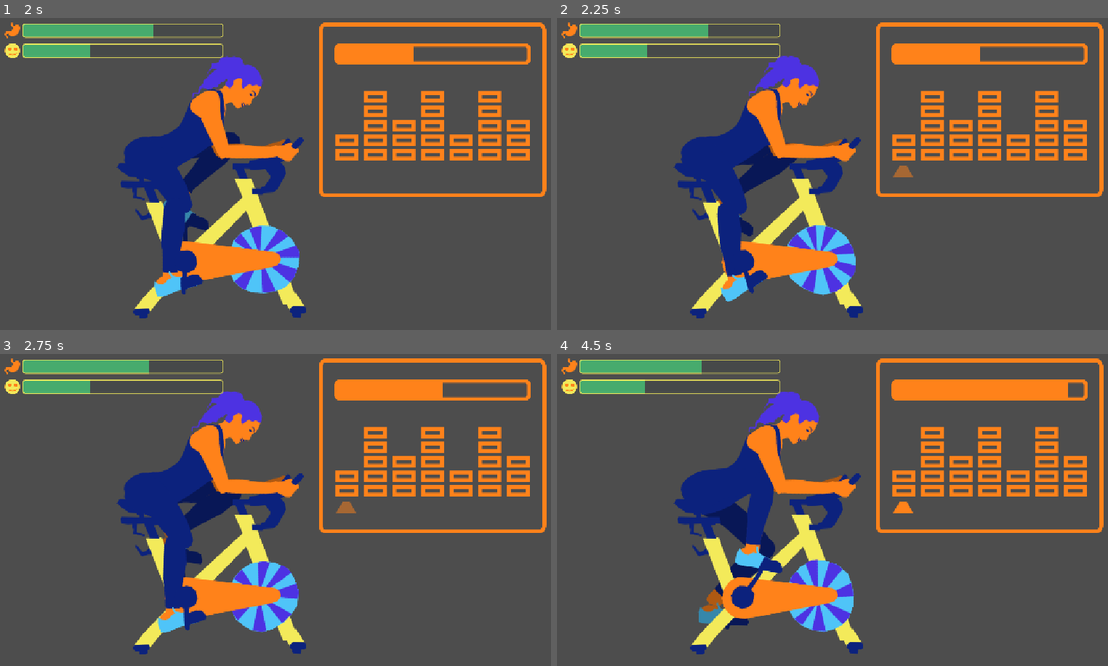
Above: before the commit, frames 1-4 (two rows, left to right).
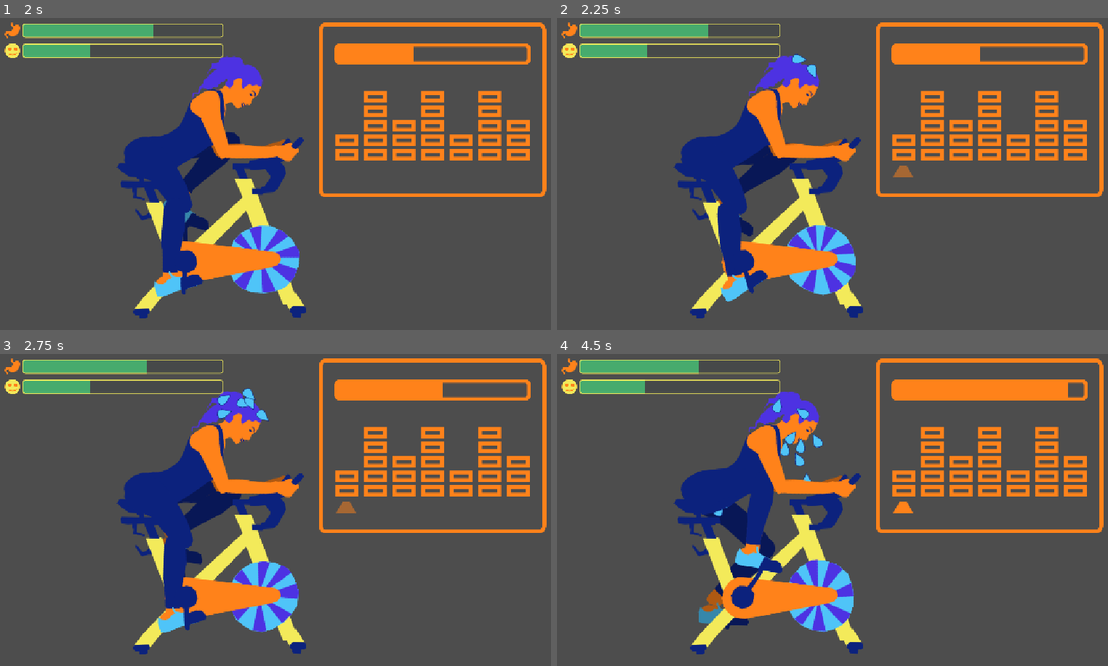
Above: after the commit, the same moments.

Repository: local-minimum/The-Vicious-Cycle
Game: Godot game, scene res://levels/spinning/spinning.tscn
Two runs of this game, one before a commit and one after it. Both use one fixed random seed, a clock stepped at 60 frames per second and the inputs below. This scene is started directly instead of the project's main scene.
Inputs (mouse positions are in pixels of both pictures, inside the frame that each line leads up to):
- Up to frame 1 (2 s): tap Enter at 0.5 s; move the mouse to (402, 149) at 0.52 s; hold D (pedal_right) 0.53-1.28 s; tap Ctrl at 0.6 s; click (402, 149) at 0.67 s; tap Space at 0.77, 1.52 s; move the mouse to (159, 183) at 1.27 s; hold S from 1.28 s (still down); tap Q at 1.35 s
- Up to frame 2 (2.25 s): move the mouse to (893, 92) at 2.02 s; release S at 2.03 s; hold D (pedal_right) from 2.03 s (still down); tap Delete at 2.1 s
- Up to frame 3 (2.75 s): keep holding D (pedal_right)
- Up to frame 4 (4.5 s): move the mouse to (804, 569) at 2.77 s; release D (pedal_right) at 2.78 s; hold W 2.78-3.53 s; tap E at 2.85 s; click (804, 569) at 2.92 s; tap Space at 3.02, 3.77 s; move the mouse to (1008, 550) at 3.52 s; hold A (pedal_left) from 3.53 s (still down); tap Enter at 3.6 s; move the mouse to (656, 453) at 4.27 s; tap Keypad Enter at 4.35 s

Frame 1 is identical in both runs. In frame 2, 0.1% of the frame differs, in the area x 42-48%, y 11-20%; in frame 3, 0.3%; in frame 4, 0.5%, in the area x 25-49%, y 1-52%.

Commit message:
Drag collapsed character and minor fixes

Diff:
--- a/levels/door/door.gd
+++ b/levels/door/door.gd
@@ -63,7 +63,7 @@
             var mod: SlotModification = get_mod(idx, icon_idx)
 
             if mod:
-                var replace_ico = mod.icon
+                var replace_ico: Texture2D = get_replacement_icons(mod.icon)
                 var replace_sprite: Sprite2D = Sprite2D.new()
                 replace_sprite.texture = replace_ico
                 n.add_child(replace_sprite)
@@ -75,6 +75,9 @@
         set_cylinder(idx, 0.0)
 
 func get_mod(cyl_idx: int, icon_idx: int) -> SlotModification:
+    if GlobalStateVicious.day == 1:
+        return
+
     var mod_idx: int = crisis_mods.find_custom(func (mod: SlotModification) -> bool: return mod.cylinder == cyl_idx && mod.position == icon_idx)
     if mod_idx < 0 || mod_idx >= GlobalStateVicious.crisis_counter:
         return null
@@ -95,6 +98,16 @@
             return icon_exercise
         Icon.UNDECIDED:
             return icon_undecided
+    return null
+
+func get_replacement_icons(icon: Icon) -> Texture2D:
+    match icon:
+        Icon.EXIT:
+            return replace_exit
+        Icon.EXERCISE:
+            return replace_exercise
+        Icon.UNDECIDED:
+            return replace_undecided
     return null
 
 func _input(event: InputEvent) -> void:
--- a/levels/passage_of_time/time_wheel.gd
+++ b/levels/passage_of_time/time_wheel.gd
@@ -95,7 +95,7 @@
 
         _PT_NIGHT_EXERCISE_OR_SLEEP:
             if _short_sleep:
-                await get_tree().create_timer(_wait_before_next_scene * 5).timeout
+                await get_tree().create_timer(_wait_before_next_scene * 3).timeout
                 get_tree().change_scene_to_file(&"res://levels/spinning/spinning.tscn")
             else:
                 await get_tree().create_timer(_wait_before_next_scene).timeout
--- a/levels/spinning/machine.svg
+++ b/levels/spinning/machine.svg
@@ -26,9 +26,9 @@
      inkscape:pagecheckerboard="0"
      inkscape:deskcolor="#505050"
      inkscape:document-units="mm"
-     inkscape:zoom="1.587419"
-     inkscape:cx="360.64832"
-     inkscape:cy="-56.695806"
+     inkscape:zoom="3.174838"
+     inkscape:cx="151.3463"
+     inkscape:cy="-211.34936"
      inkscape:window-width="2743"
      inkscape:window-height="1469"
      inkscape:window-x="0"
@@ -349,6 +349,12 @@
        inkscape:label="Progress"
        inkscape:export-filename="rprogress_frame.png"
        inkscape:export-xdpi="96"
+       inkscape:export-ydpi="96" /><path
+       style="fill:#4fc4f8;fill-opacity:1;stroke:#0c227d;stroke-width:0.25;stroke-opacity:1"
+       d="m 130.93929,40.189294 -1.65,4.242858 -0.23572,1.767856 0.58929,1.060715 1.76785,0.589285 1.76786,-0.353571 0.70714,-1.17857 -0.35357,-2.239285 z"
+       id="path47"
+       inkscape:export-filename="sweat.png"
+       inkscape:export-xdpi="96"
        inkscape:export-ydpi="96" /></g><g
      inkscape:groupmode="layer"
      id="layer2"
--- a/levels/spinning/spinning_machine.gd
+++ b/levels/spinning/spinning_machine.gd
@@ -7,6 +7,10 @@
 @export var spinning_settings: Array[SpinningSetting]
 
 @export var collapse_joints: Array[Joint2D]
+
+@export var sweat: GPUParticles2D
+@export var head: RigidBody2D
+
 var collapsed: bool
 var completed: bool
 
@@ -41,7 +45,17 @@
     collapsed = true
     print_debug("Gained crisis by collapsing")
     GlobalStateVicious.crisis_counter += 1
-    await get_tree().create_timer(5.0).timeout
+    await get_tree().create_timer(2.0).timeout
+    var t: Tween = create_tween()
+    t.tween_method(
+        func (_p: float) -> void:
+            head.linear_velocity.x += 4
+            ,
+        0.0,
+        1.0,
+        4.0,
+    )
+    await get_tree().create_timer(4.0).timeout
     get_tree().change_scene_to_file(&"res://levels/passage_of_time/passage_of_time.tscn")
 
 func _ready() -> void:
@@ -81,4 +95,10 @@
     if front_pedal_spoke.angular_velocity > 0:
         wheel.angular_velocity = setting.wheel_velocity_factor * front_pedal_spoke.angular_velocity / setting.angular_speed_decay_per_second
     if effort > 0:
+        if !sweat.emitting:
+            sweat.emitting = true
+
         __SignalBus.on_exercise.emit(effort / setting.angular_speed_decay_per_second)
+    else:
+        if sweat.emitting:
+            sweat.emitting = false
--- a/levels/spinning/spinning_machine.tscn
+++ b/levels/spinning/spinning_machine.tscn
@@ -23,6 +23,7 @@
 [ext_resource type="Texture2D" uid="uid://4wddwjvmjk0k" path="res://character/front_foot.png" id="13_6h7p5"]
 [ext_resource type="Texture2D" uid="uid://dmmlrwgiy2b7i" path="res://character/front_arm_upper.png" id="14_omjog"]
 [ext_resource type="Texture2D" uid="uid://bcbkn24ti3u0r" path="res://character/front_arm_lower.png" id="15_ea5yj"]
+[ext_resource type="Texture2D" uid="uid://11cehhub42yg" path="res://levels/spinning/sweat.png" id="16_1nolk"]
 [ext_resource type="Texture2D" uid="uid://d4cf60262u2rm" path="res://character/front_hand.png" id="16_78nwm"]
 
 [sub_resource type="Resource" id="Resource_v5qya"]
@@ -42,15 +43,30 @@
 pedaling_force = 130.0
 metadata/_custom_type_script = "uid://j7ssncj7u68p"
 
+[sub_resource type="ParticleProcessMaterial" id="ParticleProcessMaterial_kjfgv"]
+lifetime_randomness = 0.48
+particle_flag_align_y = true
+particle_flag_disable_z = true
+emission_shape = 2
+emission_sphere_radius = 50.0
+inherit_velocity_ratio = 0.475
+initial_velocity_min = -100.0
+initial_velocity_max = 100.0
+gravity = Vector3(0, 98, 0)
+turbulence_noise_strength = 0.01
+turbulence_noise_scale = 2.0
+
 [sub_resource type="CircleShape2D" id="CircleShape2D_kjfgv"]
 
-[node name="Spinning Machine" type="Node2D" unique_id=1886062501 node_paths=PackedStringArray("front_pedal_spoke", "back_pedal_spoke", "wheel", "collapse_joints")]
+[node name="Spinning Machine" type="Node2D" unique_id=1886062501 node_paths=PackedStringArray("front_pedal_spoke", "back_pedal_spoke", "wheel", "collapse_joints", "sweat", "head")]
 script = ExtResource("2_dgv2w")
 front_pedal_spoke = NodePath("Machine FG/FrontPedalSpokeBody")
 back_pedal_spoke = NodePath("Machine Mid G/BackPedalSpokeBody")
 wheel = NodePath("Machine Mid G/WheelBody")
 spinning_settings = Array[ExtResource("2_8n1wk")]([SubResource("Resource_v5qya"), SubResource("Resource_8n1wk"), SubResource("Resource_1nolk")])
 collapse_joints = [NodePath("Human BG/Back Handle"), NodePath("Human BG/Back Handle2"), NodePath("Human BG/Back Pedal") …(249 unchanged characters)…
+sweat = NodePath("Human FG/Head/Sweat")
+head = NodePath("Human FG/Head")
 
 [node name="Human BG" type="Node2D" parent="." unique_id=737449664]
 
@@ -296,7 +312,7 @@
 position = Vector2(41, -74)
 collision_mask = 2
 
-[node name="Head" type="Sprite2D" parent="Human FG/Head" unique_id=594074560]
+[node name="Head Sprite" type="Sprite2D" parent="Human FG/Head" unique_id=594074560]
 position = Vector2(-19, 26)
 rotation = 0.18203351
 texture = ExtResource("10_jqn66")
@@ -304,6 +320,16 @@
 
 [node name="CollisionPolygon2D" type="CollisionPolygon2D" parent="Human FG/Head" unique_id=1234937492]
 polygon = PackedVector2Array(-26, 4, -30, 13, -36, 19, -21, 26, -10, 38, 0, 24, 18, 28, 28, 13, 35, 7, 35, -5, 39, -13, 35, -40, 10, -60, -14, -56, -21, -47, -29, -29, -30, -9)
+
+[node name="Sweat" type="GPUParticles2D" parent="Human FG/Head" unique_id=1791914223]
+position = Vector2(11, -25)
+emitting = false
+amount = 20
+texture = ExtResource("16_1nolk")
+lifetime = 5.0
+explosiveness = 0.48
+randomness = 0.37
+process_material = SubResource("ParticleProcessMaterial_kjfgv")
 
 [node name="Torso" type="RigidBody2D" parent="Human FG" unique_id=946705131]
 position = Vector2(-31, 60)
--- a/ui/status_bars.gd
+++ b/ui/status_bars.gd
@@ -33,7 +33,7 @@
     convert_calories_to_happiness = true
 
 func _handle_exercise(amount: float) -> void:
-    calories -= amount * 0.001
+    calories -= amount * 0.0015
     calories_bar.value = calories
     if calories == 0:
         __SignalBus.on_exercise_no_calories.emit()
--- a/ui/ui.svg
+++ b/ui/ui.svg
@@ -23,15 +23,15 @@
      inkscape:pagecheckerboard="0"
      inkscape:deskcolor="#505050"
      inkscape:document-units="mm"
-     inkscape:zoom="3.174838"
-     inkscape:cx="543.49229"
-     inkscape:cy="818.93941"
+     inkscape:zoom="12.699352"
+     inkscape:cx="334.07216"
+     inkscape:cy="155.12603"
      inkscape:window-width="2743"
      inkscape:window-height="1469"
      inkscape:window-x="0"
      inkscape:window-y="0"
      inkscape:window-maximized="1"
-     inkscape:current-layer="layer1" /><defs
+     inkscape:current-layer="g10" /><defs
      id="defs1" /><g
      inkscape:label="Layer 1"
      inkscape:groupmode="layer"
@@ -97,17 +97,20 @@
        inkscape:export-ydpi="96"><path
          style="fill:#ff821a;fill-opacity:1;stroke:#ff821a;stroke-width:0.1"
          d="m 81.7125,30.668229 -0.312515,-0.208343 h -0.583364 l -0.520859,0.104172 -0.166674,0.895879 0.187508,1.2708 …(1391 unchanged characters)…
-         id="path8" /><path
+         id="path8"
+         inkscape:export-filename="stomach.png"
+         inkscape:export-xdpi="96"
+         inkscape:export-ydpi="96" /><path
          id="path10"
-         style="display:inline;fill:#48cc7a;fill-opacity:1;stroke:#f3ea5a;stroke-width:0.1;stroke-opacity:1"
+         style="display:none;fill:#48cc7a;fill-opacity:1;stroke:#f3ea5a;stroke-width:0.1;stroke-opacity:1"
          d="m 83.73344,34.710106 1.406322,-1.145892 1.406322,1.145892 v 1.666751 H 83.73344 Z"
          sodipodi:nodetypes="cccccc" /><path
          id="path9"
-         style="display:inline;fill:#48cc7a;fill-opacity:1;stroke:#f3ea5a;stroke-width:0.1;stroke-opacity:1"
+         style="display:none;fill:#48cc7a;fill-opacity:1;stroke:#f3ea5a;stroke-width:0.1;stroke-opacity:1"
          d="m 83.73344,36.303937 1.406322,-1.145892 1.406322,1.145892 v 1.666751 H 83.73344 Z"
          sodipodi:nodetypes="cccccc" /><path
          id="rect8"
-         style="fill:#48cc7a;fill-opacity:1;stroke:#f3ea5a;stroke-width:0.1;stroke-opacity:1"
+         style="display:none;fill:#48cc7a;fill-opacity:1;stroke:#f3ea5a;stroke-width:0.1;stroke-opacity:1"
          d="m 83.73344,37.897768 1.406322,-1.145892 1.406322,1.145892 v 1.666751 H 83.73344 Z"
          sodipodi:nodetypes="cccccc" /></g><g
        id="g64"
Binary file added: levels/spinning/sweat.png
Not shown, added: levels/spinning/sweat.png.import
